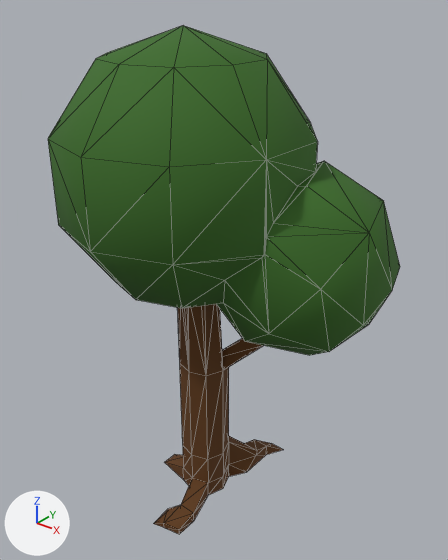
The FBX model GRD/Assets/Models/Tree1.FBX as it was, and as the next commit left it.
The view is the same before and after, from a camera (50 mm lens) standing at (60.49, -13.99, 11.93) and looking at (49.19, 0.14, 3.17). Arrows for +X, +Y and +Z are at lower left; the lights stay in place. Mesh edges are drawn as thin lines. Where no turn or scale is listed for an object, it has been applied to the vertices. Vertices at the same position are counted once.

Objects in the first picture: 'Tree 1'.
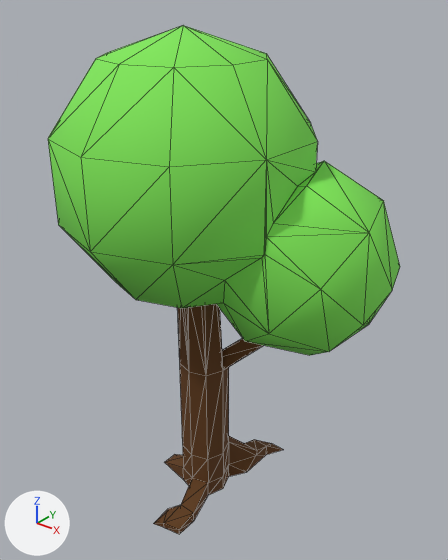
The change in detail:
Material '08 - Default' (mat_08___default) is new.
Its base color is (0.212, 0.804, 0.0941) (green #7fe856).
Its roughness is 0.859.
me_mesh has 225 vertices, 396 faces and spans x -4.8..6.0, y -4.1..4.1, z 0.0..16.3.
me_mesh is used by ob_tree_1; location (48.46, -0.3, -5.54).
me_mesh part 1: all 243 faces that had it switch from mat_04___default (dark green #386a22) to mat_08___default (green #7fe856).

What differs and where, as boxes [x1, y1, x2, y2] in the pictures (448 x 560 px):
part 1 of me_mesh, recoloured: [48, 26, 400, 355] in both
